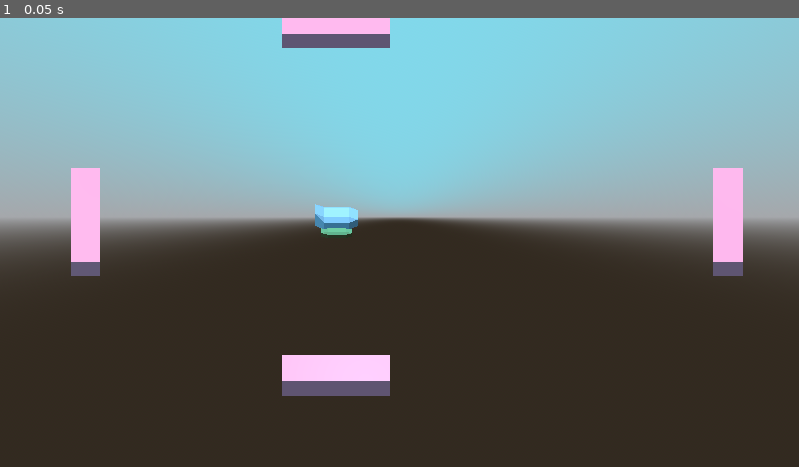
Above: before the commit, frame 1.
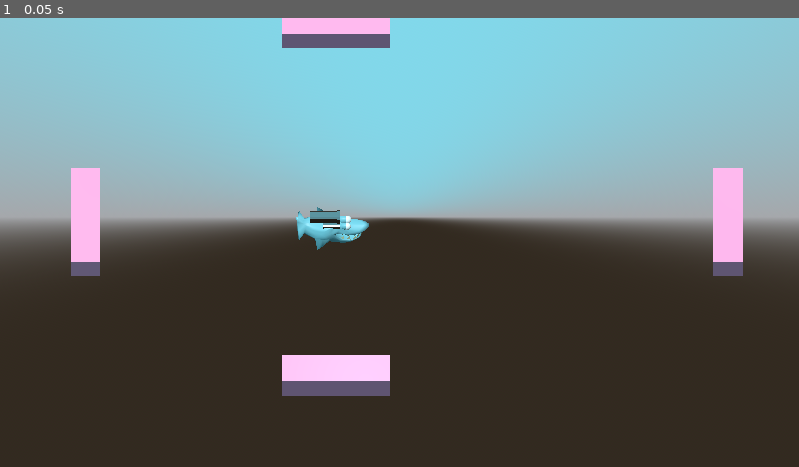
Above: after the commit, the same moment.

Repository: AidanNC/Tanks
Game: Godot game, scene res://scenes/main3D.tscn
Two runs of this game, one before a commit and one after it. Both use one fixed random seed, a clock stepped at 60 frames per second and the inputs below.
Inputs:
- Up to frame 1 (0.05 s): no input

The runs differ from the first frame. In frame 1, 0.6% of the frame differs, in the area x 37-47%, y 41-52%.

Commit message:
fix: cannon faces correct way and bullets bounce correctly

Diff:
--- a/wiitanks/scenes/tank_3d.tscn
+++ b/wiitanks/scenes/tank_3d.tscn
@@ -1,8 +1,9 @@
-[gd_scene load_steps=5 format=3 uid="uid://bsjt3fasdc3iu"]
+[gd_scene load_steps=6 format=3 uid="uid://bsjt3fasdc3iu"]
 
 [ext_resource type="Script" uid="uid://bivw2pg0ki4ap" path="res://scripts/tank_3d.gd" id="1_1oksq"]
-[ext_resource type="PackedScene" uid="uid://urg6nolwpesg" path="res://assets/test shark 3.glb" id="2_1oksq"]
 [ext_resource type="PackedScene" uid="uid://dvofdahqqf133" path="res://scenes/bullet_3d.tscn" id="2_l2gtn"]
+[ext_resource type="PackedScene" uid="uid://dsl2pxn6iapwo" path="res://assets/test shark 4.glb" id="3_2uu0r"]
+[ext_resource type="PackedScene" uid="uid://b7r61jsyeyg0y" path="res://assets/headcannon 1.glb" id="4_18vvw"]
 
 [sub_resource type="CapsuleShape3D" id="CapsuleShape3D_l2gtn"]
 
@@ -13,14 +14,16 @@
 bullet = ExtResource("2_l2gtn")
 
 [node name="CollisionShape3D" type="CollisionShape3D" parent="."]
-transform = Transform3D(-6.64413e-08, -1.52, 0, 1.52, -6.64413e-08, 0, 0, 0, 1.52, 0, 1.15189, 0)
+transform = Transform3D(-6.64413e-08, -1.52, 0, 1.52, -6.64413e-08, 0, 0, 0, 1.52, 0, 0, 0)
 shape = SubResource("CapsuleShape3D_l2gtn")
 debug_color = Color(0.927351, 3.65794e-05, 0.668888, 0.42)
 
-[node name="test shark 3" parent="." instance=ExtResource("2_1oksq")]
-transform = Transform3D(1, 0, 0, 0, 1, 0, 0, 0, 1, 0, 0.605888, 0)
+[node name="Timer" type="Timer" parent="."]
 
-[node name="Timer" type="Timer" parent="."]
-wait_time = 2.0
+[node name="shark" parent="." instance=ExtResource("3_2uu0r")]
+transform = Transform3D(-4.37114e-08, 0, 1, 0, 1, 0, -1, 0, -4.37114e-08, 0, 0, 0)
+
+[node name="Cannon" parent="." instance=ExtResource("4_18vvw")]
+transform = Transform3D(-4.37114e-08, 0, 1, 0, 1, 0, -1, 0, -4.37114e-08, -0.363154, 1.24063, 0)
 
 [connection signal="timeout" from="Timer" to="." method="_on_timer_timeout"]
--- a/wiitanks/scripts/bullet_3d.gd
+++ b/wiitanks/scripts/bullet_3d.gd
@@ -19,7 +19,7 @@
 		if abs(angle.x) > 0.5:
 			velocity.x *= -1
 			rotation = -rotation
-			# rotation.y -= 90
+			rotation.y += PI
 
 		if abs(angle.z) > 0.5:
 			velocity.z *= -1
--- a/wiitanks/scripts/tank_3d.gd
+++ b/wiitanks/scripts/tank_3d.gd
@@ -3,6 +3,7 @@
 @export var bullet: PackedScene
 @onready var scene_root = get_tree().root.get_children()[0]
 @onready var timer = $Timer
+@onready var cannon = $Cannon
 
 var can_shoot = true
 var bulletID = RandomNumberGenerator.new().randi_range(0, 1000000)
@@ -27,8 +28,16 @@
 	if player_direction != null:
 		rotation = Vector3(0,-player_direction, 0)
 
+
 func shoot(direction):
-	if direction == null || !can_shoot:
+
+	if direction == null:
+		return
+	print("shoot " , direction)
+	#cannon.rotation = Vector3(0,-direction, 0)
+	#+90 because its rotate by 90 in the original scene
+	cannon.global_rotation = Vector3(0,-direction+ PI/2, 0)
+	if !can_shoot:
 		return
 	print("shooting")
 	var bullet_instance = bullet.instantiate()
